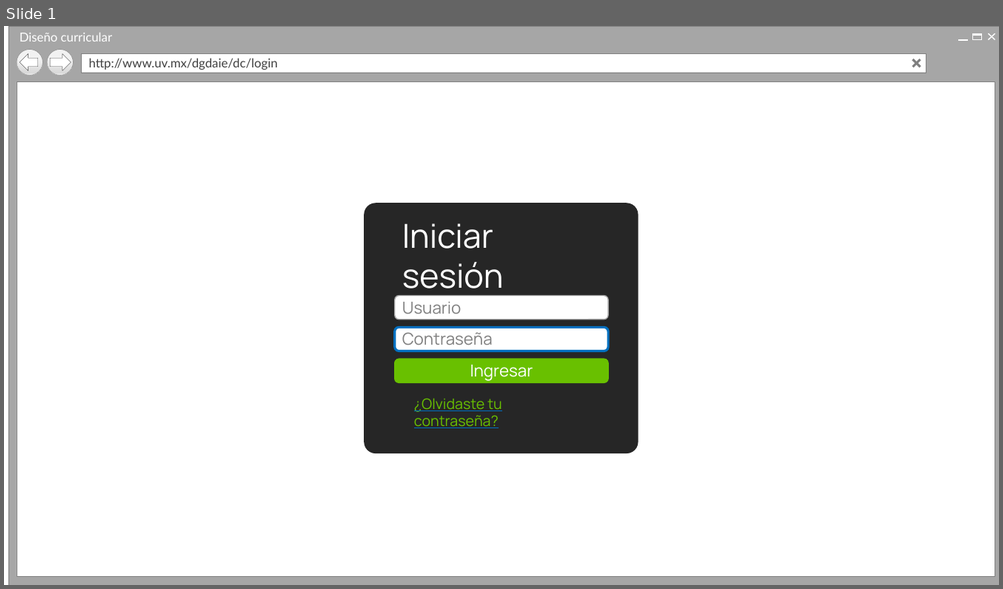
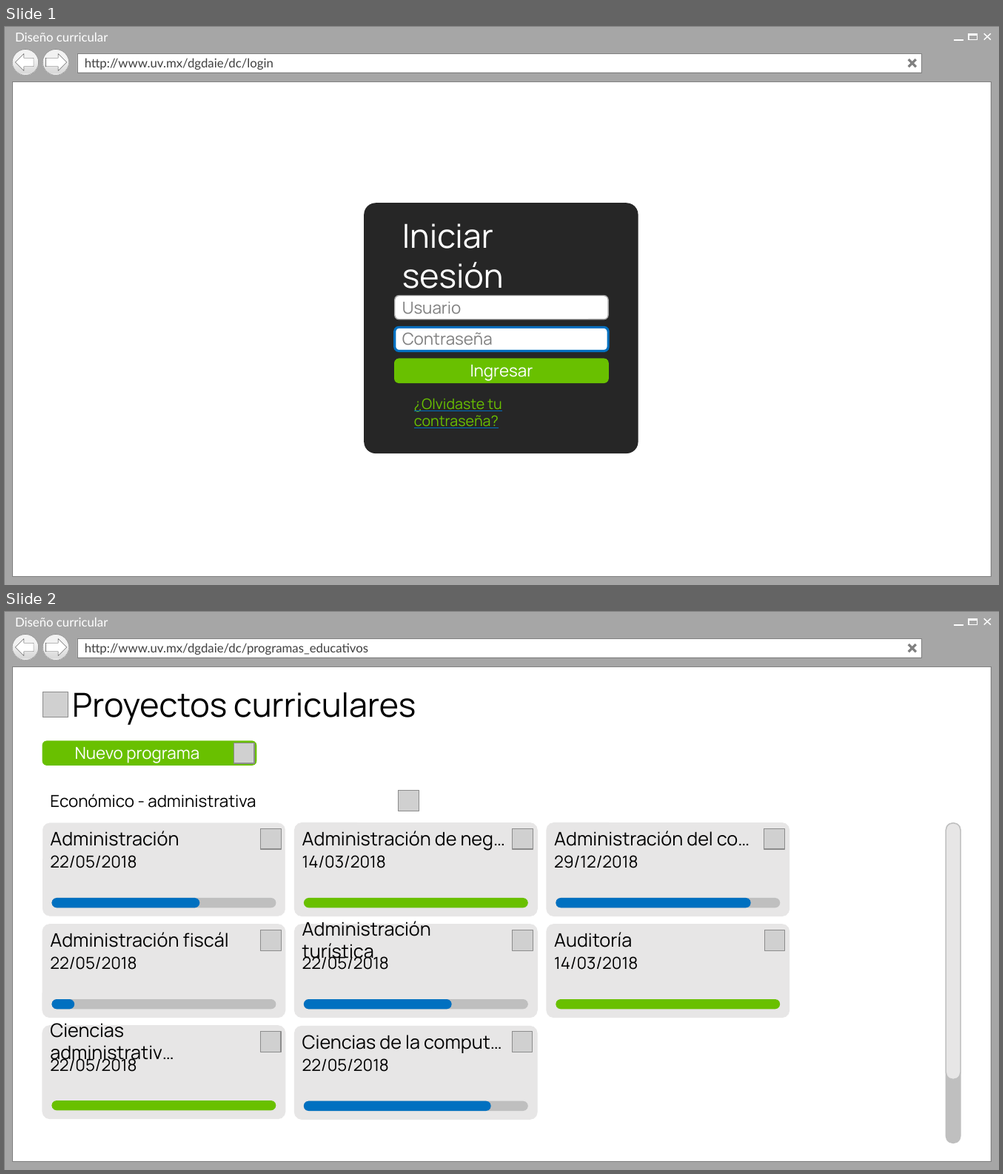
Before and after one commit to Senzho/DISENO_CURRICULAR_SS_05_2019, a slide deck: Diseño/Prototipos V2.pptx. Shown one above the other, each under a label of ours: slide 1 before the commit, slides 1 and 2 after it. The pictures are 1003x589 and 1003x1174 pixels, drawn with LibreOffice and Linux fonts; fonts in the diff are those of the drawing; grey boxes stand for pictures; background and template pictures are left out. Boxes give left, top, right and bottom in pixels: in the first picture for what was removed or moved away, otherwise in the second. Text is boxed around its words. In the diff, an @@ line names an element or a change of style, - is before the commit and + after.

Commit message:
Prototipos
- Partes antes del diseño.

```diff
--- a/Diseño/Prototipos V2.pptx
+++ b/Diseño/Prototipos V2.pptx
@@ slide 2 added at (x1=4, y1=611, x2=999, y2=1170), background #FFFFFF @@
@@ group added at (x1=4, y1=611, x2=999, y2=1170): 6 rectangles, 4 lines, 2 ellipses, 1 text, 1 left arrow, 1 right arrow @@
+Diseño curricular
+http://www.uv.mx/dgdaie/dc/programas_educativos
@@ picture added at (x1=42, y1=692, x2=68, y2=717) @@
@@ text added at (x1=72, y1=692, x2=415, y2=725), 32 pt, text #000000 @@
+Proyectos curriculares
@@ rounded rectangle added at (x1=42, y1=741, x2=256, y2=766), fill #69C000, outline #69C000 1 pt @@
@@ picture added at (x1=234, y1=743, x2=255, y2=764) @@
@@ text added at (x1=75, y1=747, x2=199, y2=763), 16 pt, text #FFFFFF @@
+Nuevo programa
@@ text added at (x1=50, y1=794, x2=256, y2=808), 16 pt, text #000000 @@
+Económico - administrativa
@@ picture added at (x1=398, y1=790, x2=420, y2=811) @@
@@ group added at (x1=42, y1=823, x2=285, y2=916): 3 rounded rectangles, 2 texts, 1 picture @@
+Administración
+22/05/2018
@@ group added at (x1=295, y1=823, x2=538, y2=916): 2 rounded rectangles, 2 texts, 1 picture @@
+Administración de neg…
+14/03/2018
@@ group added at (x1=546, y1=823, x2=789, y2=916): 3 rounded rectangles, 2 texts, 1 picture @@
+Administración del co…
+29/12/2018
@@ rounded rectangle added at (x1=945, y1=823, x2=961, y2=1143), fill #BFBFBF, outline #BFBFBF 1 pt @@
@@ rounded rectangle added at (x1=945, y1=823, x2=961, y2=1079), fill #E7E6E6, outline #BFBFBF 1 pt @@
@@ group added at (x1=42, y1=924, x2=285, y2=1017): 3 rounded rectangles, 2 texts, 1 picture @@
+Administración fiscál
+22/05/2018
@@ group added at (x1=295, y1=921, x2=538, y2=1017): 3 rounded rectangles, 2 texts, 1 picture @@
+Administración turística
+22/05/2018
@@ group added at (x1=546, y1=924, x2=789, y2=1017): 2 rounded rectangles, 2 texts, 1 picture @@
+Auditoría
+14/03/2018
@@ group added at (x1=42, y1=1023, x2=285, y2=1119): 2 rounded rectangles, 2 texts, 1 picture @@
+Ciencias administrativ…
+22/05/2018
@@ group added at (x1=295, y1=1027, x2=538, y2=1120): 3 rounded rectangles, 2 texts, 1 picture @@
+Ciencias de la comput…
+22/05/2018
@@ slide 1 changed as well @@
@@ 6 rectangles, 4 lines, 2 ellipses, 1 text, 1 left arrow, 1 right arrow moved together from (x1=8, y1=26, x2=999, y2=585) to (x1=4, y1=26, x2=999, y2=585) @@
```
Also in this commit, not shown: 1 other slide changed, 9 other slides added.
